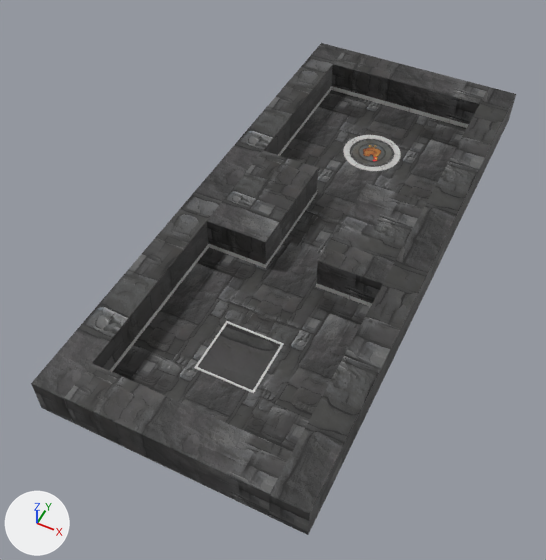
A saved change to the FBX model Assets/_Project/Meshes/Envi/TempleEnvi.fbx.
The view is the same before and after, from a camera (50 mm lens) standing at (22.4, -72.4, 59.8) and looking at (-2.0, -23.6, -1.2). Every picture has the same lights, and +X, +Y and +Z are marked at lower left. Where no turn or scale is listed for an object, it has been applied to the vertices. Vertices at the same position are counted once.

The first picture shows 'TempleEnvi'.
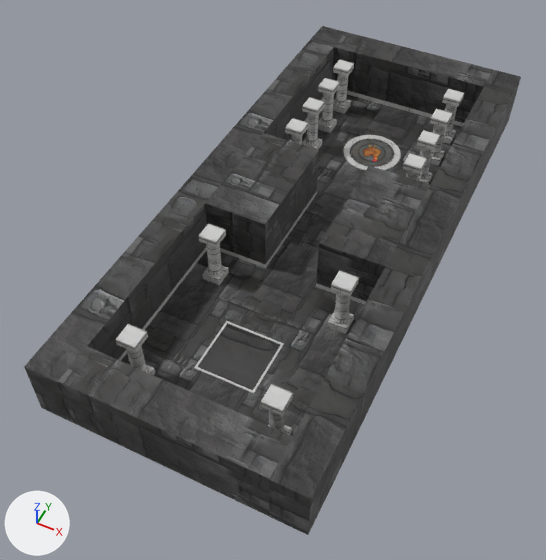
Boxes [x1, y1, x2, y2] around the edits, measured in the pictures (546 x 560 px):
'TempleEnvi', reshaped
    before: [31, 43, 516, 535]
    after: [24, 26, 521, 535]
part 1 of me_plane_011, added
    after: [333, 59, 354, 77]
part 2 of me_plane_011, added
    after: [318, 78, 340, 96]
part 3 of me_plane_011, added
    after: [302, 97, 325, 116]
part 4 of me_plane_011, added
    after: [285, 118, 308, 138]
part 5 of me_plane_011, added
    after: [442, 88, 464, 107]
part 6 of me_plane_011, added
    after: [430, 109, 453, 128]
part 7 of me_plane_011, added
    after: [417, 130, 440, 150]
part 8 of me_plane_011, added
    after: [403, 153, 427, 174]
part 9 of me_plane_011, added
    after: [199, 223, 226, 248]
part 10 of me_plane_011, added
    after: [331, 270, 359, 297]
part 11 of me_plane_011, added
    after: [116, 324, 148, 353]
part 12 of me_plane_011, added
    after: [261, 384, 293, 416]
part 13 of me_plane_011, built on
    before: [31, 43, 516, 514]
    after: [24, 26, 521, 499]
part 14 of me_plane_011, surface changed
    before: [32, 64, 516, 514]
    after: [24, 47, 521, 514]

Diff of the bpy script that builds the scene:
```diff
--- a/Assets/_Project/Meshes/Envi/TempleEnvi.fbx.py
+++ b/Assets/_Project/Meshes/Envi/TempleEnvi.fbx.py
@@ me_plane_011 @@
 # used by ob_templeenvi; location = (0.0, 0.0, 0.0)
-me_plane_011.from_pydata(...)  # 246 vertices, 183 faces; spans x -13.5..13.5, y -48.2..14.3, z 0.0..4.0
+me_plane_011.from_pydata(...)  # 1974 vertices, 1467 faces; spans x -13.5..13.5, y -48.2..14.3, z 0.0..6.5
+# me_plane_011 part 1: a new loose piece, a box spanning x -8.22..-6.22, y 5.89..7.89, z 5.67..6.46, in mat_material_001 (picture img_templetrim1_albedo_png)
+# me_plane_011 part 2: a new loose piece, a box spanning x -8.22..-6.22, y 1.28..3.28, z 5.67..6.46, in mat_material_001 (picture img_templetrim1_albedo_png)
+# me_plane_011 part 3: a new loose piece, a box spanning x -8.22..-6.22, y -3.34..-1.34, z 5.67..6.46, in mat_material_001 (picture img_templetrim1_albedo_png)
+# me_plane_011 part 4: a new loose piece, a box spanning x -8.22..-6.22, y -7.99..-5.99, z 5.67..6.46, in mat_material_001 (picture img_templetrim1_albedo_png)
+# me_plane_011 part 5: a new loose piece, a box spanning x 6.19..8.19, y 5.89..7.89, z 5.67..6.46, in mat_material_001 (picture img_templetrim1_albedo_png)
+# me_plane_011 part 6: a new loose piece, a box spanning x 6.19..8.19, y 1.28..3.28, z 5.67..6.46, in mat_material_001 (picture img_templetrim1_albedo_png)
+# me_plane_011 part 7: a new loose piece, a box spanning x 6.19..8.19, y -3.34..-1.34, z 5.67..6.46, in mat_material_001 (picture img_templetrim1_albedo_png)
+# me_plane_011 part 8: a new loose piece, a box spanning x 6.19..8.19, y -7.99..-5.99, z 5.67..6.46, in mat_material_001 (picture img_templetrim1_albedo_png)
+# me_plane_011 part 9: a new loose piece, a box spanning x -8.22..-6.22, y -27.75..-25.75, z 5.67..6.46, in mat_material_001 (picture img_templetrim1_albedo_png)
+# me_plane_011 part 10: a new loose piece, a box spanning x 6.19..8.19, y -27.75..-25.75, z 5.67..6.46, in mat_material_001 (picture img_templetrim1_albedo_png)
+# me_plane_011 part 11: a new loose piece, a box spanning x -8.22..-6.22, y -42.23..-40.23, z 5.67..6.46, in mat_material_001 (picture img_templetrim1_albedo_png)
+# me_plane_011 part 12: a new loose piece, a box spanning x 6.19..8.19, y -42.23..-40.23, z 5.67..6.46, in mat_material_001 (picture img_templetrim1_albedo_png)
+# me_plane_011 part 13: 23 vertices moved from x -13.5..13.5, y -48.2..14.3, z 4.0 to x -13.5..13.5, y -48.2..14.3, z 6.5; 1632 vertices added at x -8.2..8.2, y -42.2..7.9, z 0.0..5.7
+# me_plane_011 part 14: 18 kept faces spanning x -13.5..13.5, y -48.2..14.3, z 0.0..6.5 get new texture (UV) coordinates
+# me_plane_011 part 15: the surface is now shaded smooth
 me_plane_011.materials.append(mat_material)
```
